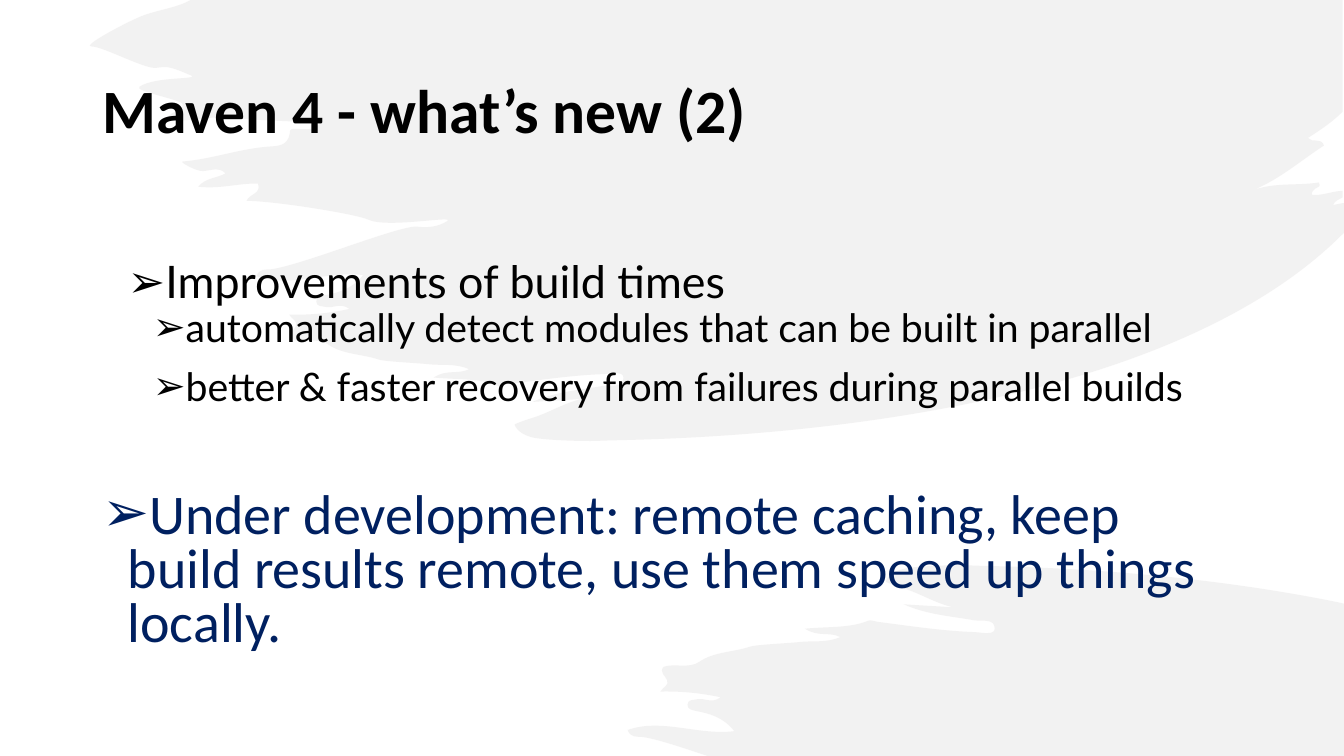
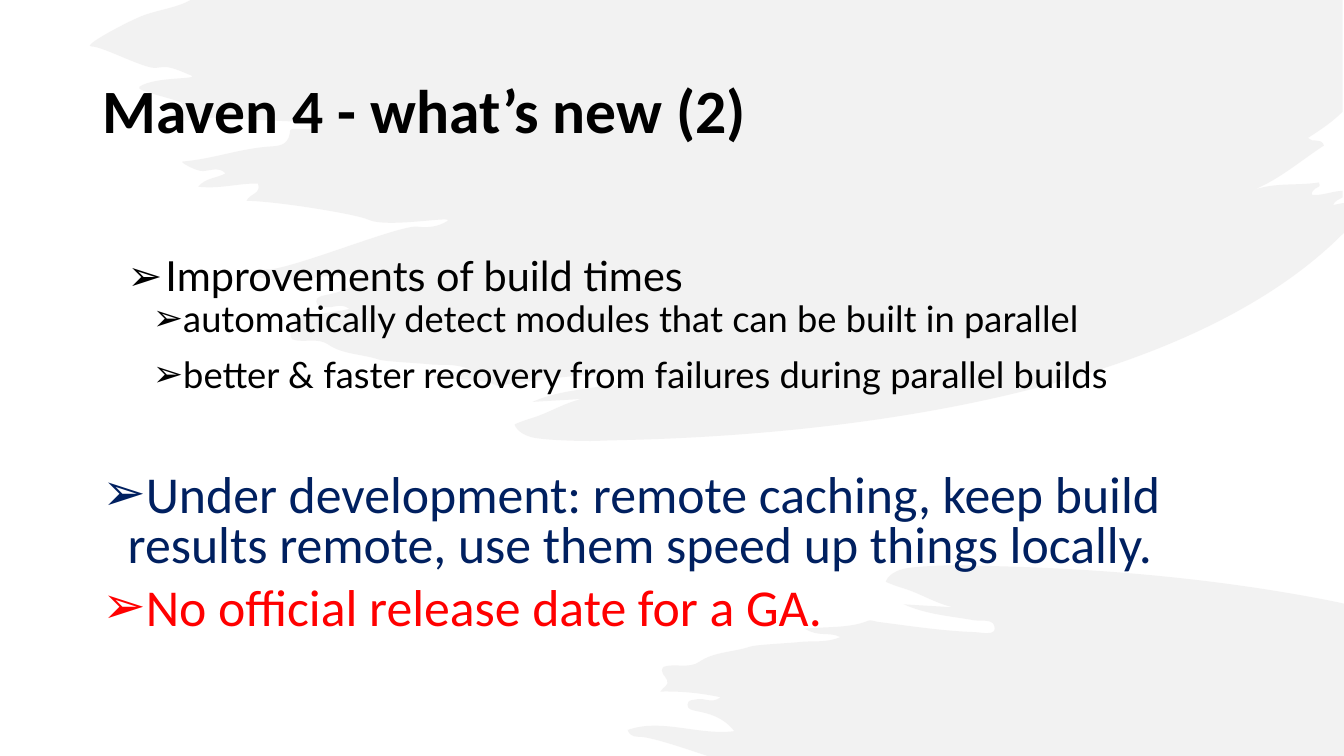
Before and after one commit to iuliana/jdk21-parent-project, a slide deck: slide 5 of Java21-Presentation.pptx. Drawn at 1344x756 pixels with LibreOffice and Linux fonts; fonts in the diff are those of the drawing. Boxes give left, top, right and bottom in pixels: in the first picture for what was removed or moved away, otherwise in the second. Text is boxed around its words. In the diff, an @@ line names an element or a change of style, - is before the commit and + after.

```diff
--- a/Java21-Presentation.pptx
+++ b/Java21-Presentation.pptx
@@ text at box(128, 260, 1160, 572): size 32 to 29.6 pt in "Improvements of build times"; size 28 to 25.9 pt in "automatically detect modules that can be built ...", "better & faster recovery from failures during ..."; size 40 to 37 pt in "Under development: remote caching, keep build results ..." @@
@@ text at box(146, 590, 822, 627): paragraph added @@
+➢ No official release date for a GA.
```
Also in this commit, not shown: 2 other slides changed, 4 other files.
